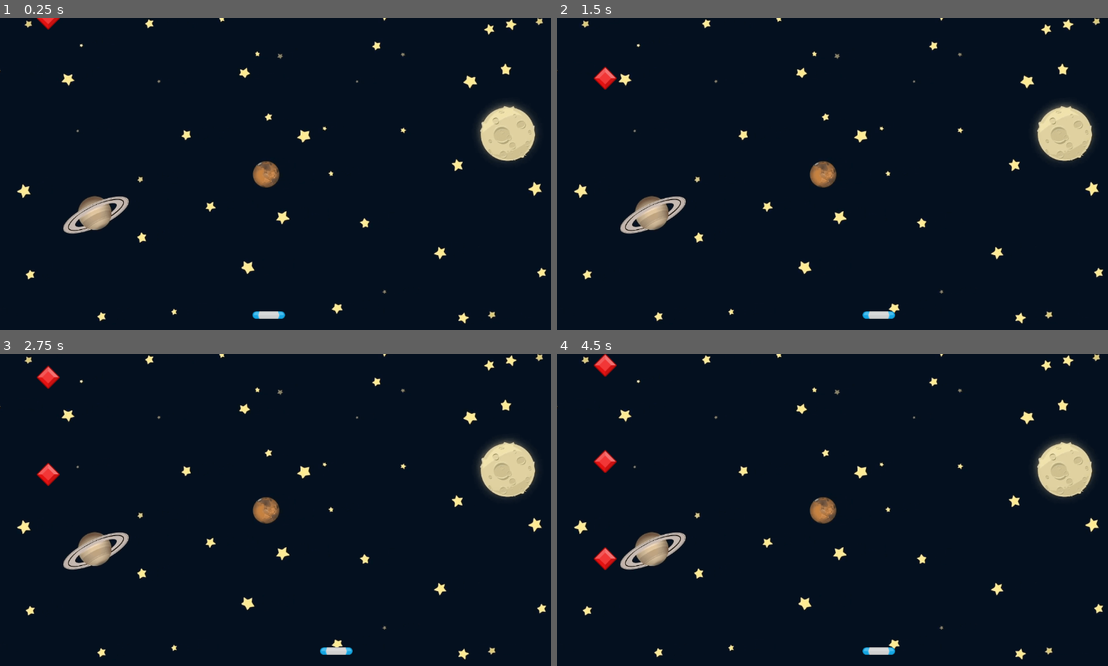
Above: before the commit, frames 1-4 (two rows, left to right).
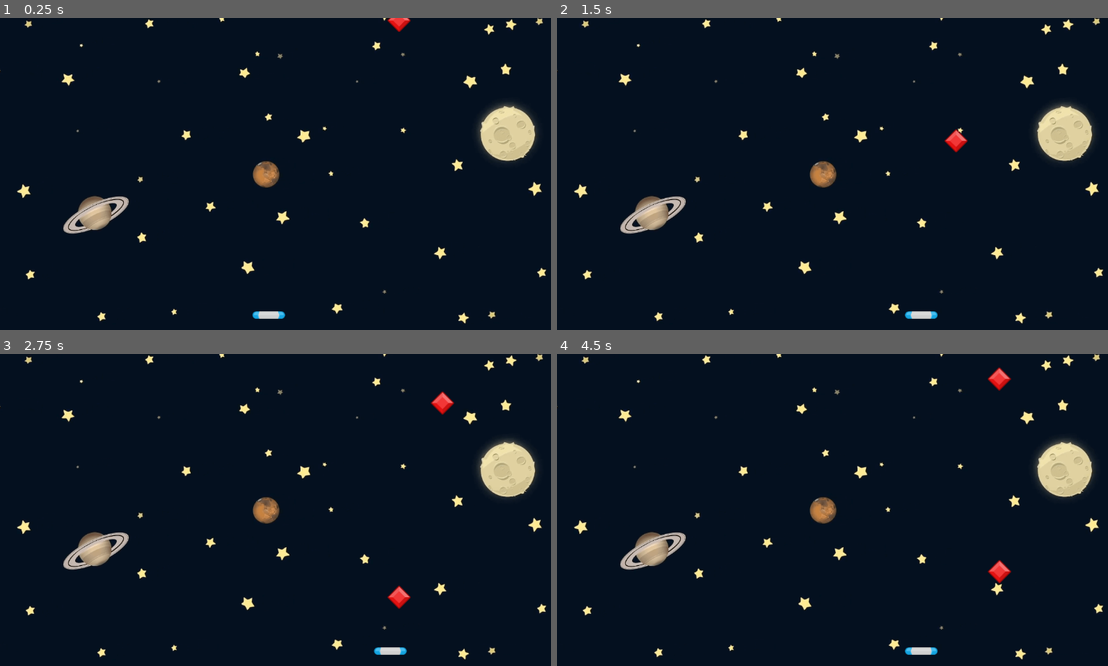
Above: after the commit, the same moments.

Repository: Peter-Pander/GemCatcher
Game: Godot game, scene res://Scenes/Game.tscn
Same seed, same stepped clock (60 frames per second), same inputs: the game is played once before the commit and once after it.
Inputs:
- Up to frame 1 (0.25 s): no input
- Up to frame 2 (1.5 s): hold D (move_right) 0.53-1.28 s; hold A (move_left) from 1.28 s (still down)
- Up to frame 3 (2.75 s): release A (move_left) at 2.03 s; hold D (move_right) from 2.03 s (still down)
- Up to frame 4 (4.5 s): release D (move_right) at 3.53 s; hold A (move_left) from 3.53 s (still down)

The runs differ from the first frame. In frame 1, 0.2% of the frame differs, in the area x 6-75%, y 0-5%; in frame 2, 0.6%; in frame 3, 1.0%; in frame 4, 1.2%, in the area x 6-83%, y 0-97%.

Commit message:
Implement spawning gems randomly across the top of the screen
Also increase speed of gems and paddle

Diff:
--- a/Scenes/Game.gd
+++ b/Scenes/Game.gd
@@ -2,17 +2,19 @@
 
 
 const GEM = preload("res://Scenes/Gem/Gem.tscn")
-
+const MARGIN: float = 70.0
 
 func _ready() -> void:
 	spawn_gem()
 
 
-
 func spawn_gem() -> void:
 	var new_gem: Gem = GEM.instantiate()
-	var x_pos: float = 100.0
-	new_gem.position = Vector2(x_pos, -50.0)
+	var x_pos: float = randf_range(
+		get_viewport_rect().position.x + MARGIN,
+		get_viewport_rect().end.x -MARGIN
+	)
+	new_gem.position = Vector2(x_pos, -MARGIN)
 	new_gem.gem_off_screen.connect(_on_gem_off_screen)
 	add_child(new_gem)
 
--- a/Scenes/Gem/Gem.gd
+++ b/Scenes/Gem/Gem.gd
@@ -8,7 +8,7 @@
 
 
 # How fast the gem falls (pixels per second)
-const SPEED: float = 100.0
+const SPEED: float = 200.0
 
 # Called when the node enters the scene tree for the first time.
 func _ready() -> void:
--- a/Scenes/Paddle/Paddle.gd
+++ b/Scenes/Paddle/Paddle.gd
@@ -1,7 +1,7 @@
 extends Area2D
 
 
-const SPEED: float = 200.0
+const SPEED: float = 360.0
 
 # Called when the node enters the scene tree for the first time.
 func _ready() -> void:
